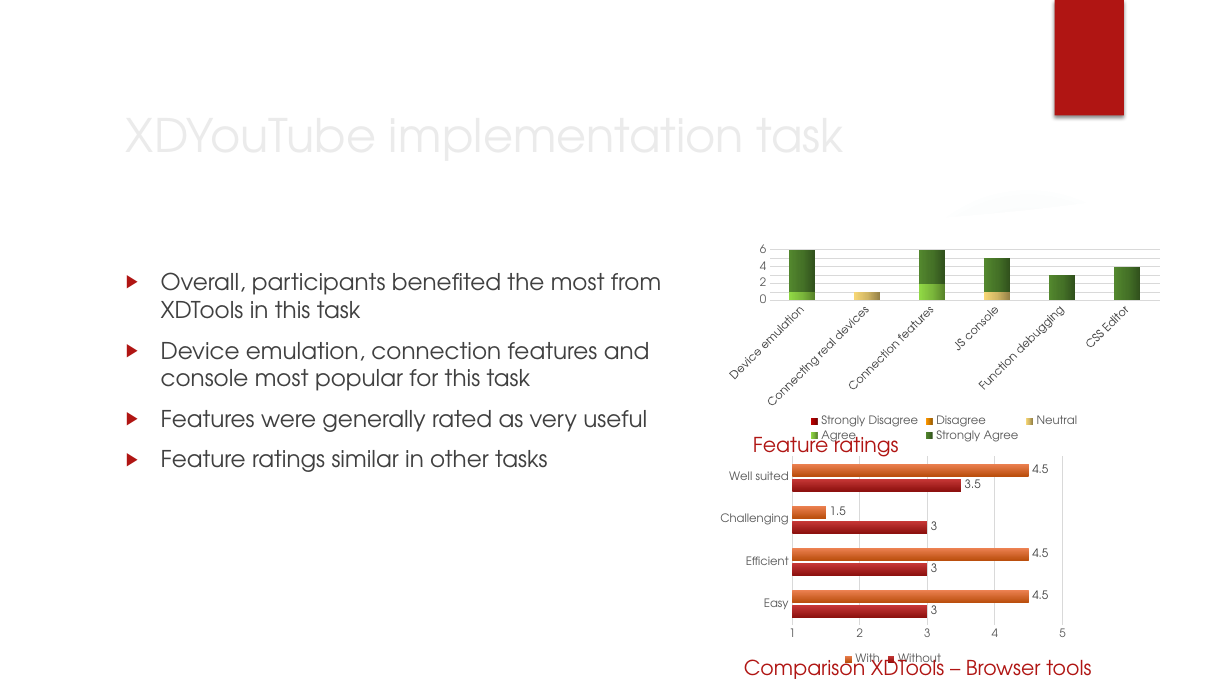
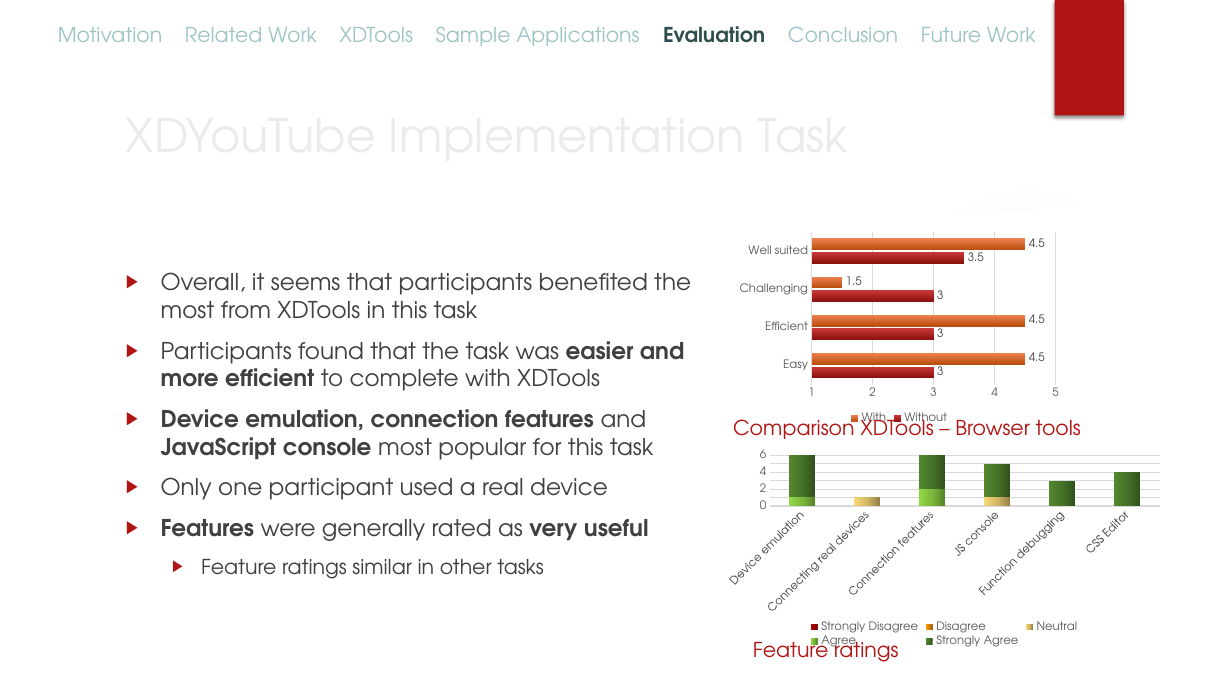
Before and after one commit to mhusm/XDTools, a slide deck: slide 21 of Presentations/Final/XDTools.pptx (slide 20 before the commit). Drawn at 1232x693 pixels with LibreOffice and Linux fonts; fonts in the diff are those of the drawing; background and template pictures are left out. Boxes give left, top, right and bottom in pixels: in the first picture for what was removed or moved away, otherwise in the second. Text is boxed around its words. In the diff, an @@ line names an element or a change of style, - is before the commit and + after.

```diff
--- a/Presentations/Final/XDTools.pptx
+++ b/Presentations/Final/XDTools.pptx
@@ text added at bbox=[58, 26, 1036, 46], 16 pt, text #9FC4C5 @@
+Motivation Related Work XDTools Sample Applications Evaluation Conclusion Future Work
@@ bar chart: place and size @@
-bar chart at bbox=[714, 452, 1073, 668]
+bar chart at bbox=[733, 228, 1066, 428]
@@ text at bbox=[161, 272, 691, 500]: text changed @@
-▶ Overall, participants benefited the most from XDTools in this task
-▶ Device emulation, connection features and console most popular for this task
+▶ Overall, it seems that participants benefited the most from XDTools in this task
+▶ Participants found that the task was easier and more efficient to complete with XDTools
+▶ Device emulation, connection features and JavaScript console most popular for this task
+▶ Only one participant used a real device
@@ title at bbox=[434, 301, 478, 319]: text changed @@
-XDYouTube implementation task
+XDYouTube Implementation Task
@@ text "Comparison XDTools – Browser tools": place and size @@
-text "Comparison XDTools – Browser tools" at bbox=[744, 654, 1091, 679]
+text "Comparison XDTools – Browser tools" at bbox=[733, 413, 1081, 439]
@@ column stacked chart: place and size @@
-column stacked chart at bbox=[719, 245, 1168, 445]
+column stacked chart at bbox=[719, 450, 1168, 651]
@@ text at bbox=[161, 519, 649, 579]: bold on in "Features very useful"; size 18 to 16 pt in "Feature ratings similar in other tasks"; list level 1 to 2 in "Feature ratings similar in other ..." @@
@@ text "Feature ratings": place and size @@
-text "Feature ratings" at bbox=[753, 431, 899, 457]
+text "Feature ratings" at bbox=[753, 636, 899, 662]
```
Also in this commit, not shown: 16 other slides changed, 2 slides added.
